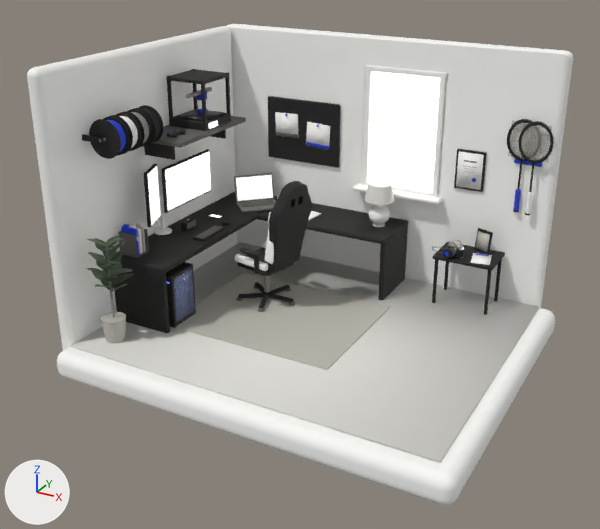
The glTF model public/room/tuu-room.glb: old version first, new version second.
Camera for both pictures: a 50 mm lens placed at (3.63, -6.69, 4.33), pointed at (-0.21, 0.3, 0.83). Every picture has the same lights, and +X, +Y and +Z are marked at lower left. The first picture is the older version. Where no turn or scale is listed for an object, it has been applied to the vertices.

Script lines for the objects in view, before the commit:
```python
ob_floor = bpy.data.objects.new('floor', me_cube_001)
ob_floor.location = (-0.15, 0.55, 0.01)
ob_slab = bpy.data.objects.new('slab', me_cube)
ob_slab.location = (-0.1, 0.5, -0.16)
ob_wall_back = bpy.data.objects.new('wall_back', me_cube_002)
ob_wall_back.location = (-0.24, 2.29, 1.35)
ob_wall_left = bpy.data.objects.new('wall_left', me_cube_003)
ob_wall_left.location = (-2.29, 0.55, 1.35)
ob_window_glow = bpy.data.objects.new('window_glow', me_cube_010)
ob_window_glow.location = (0.1, 2.43, 1.85)
# also in view: 'desk_top_long' at (-1.82, 0.9, 0.76); 'pinboard' at (-1.2, 2.18, 1.7); 'racket_2_strings' at (1.66, 2.12, 1.95); 'window_frame_2' at (0.55, 2.29, 1.85); 'side_table_top' at (1.1, 1.92, 0.6)
```
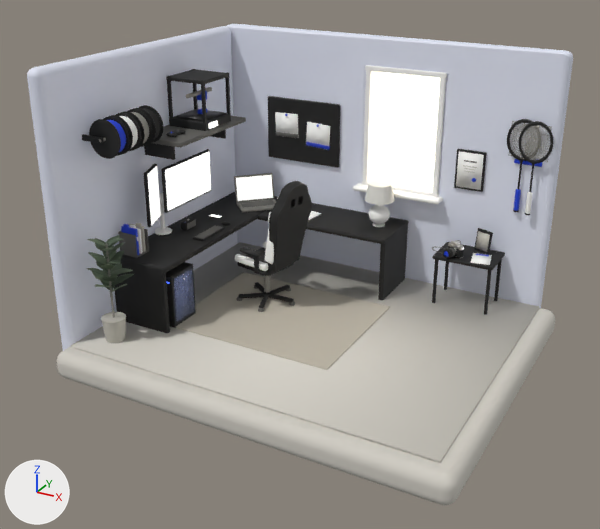
Boxes (x1, y1, x2, y2) around the edits, measured in the pictures (600 x 529 px):
'wall_back', recoloured
    both: (226, 24, 573, 308)
'floor', recoloured
    both: (71, 242, 539, 463)
'wall_left', recoloured
    both: (27, 26, 238, 351)
'slab', recoloured (white to light grey)
    both: (57, 308, 555, 505)

The change in detail:
Material 'floor' (mat_floor) changes colour from light grey #deddd7 to light grey #d6d2c8; in linear values from (0.73, 0.723, 0.68) to (0.672, 0.644, 0.578).
Material 'slab' (mat_slab) changes colour from white #fafaf7 to light grey #cfcbc2; in linear values from (0.956, 0.956, 0.93) to (0.624, 0.597, 0.539).
Material 'wall' (mat_wall) changes colour from white #fafaf7 to white #e3e7f6; in linear values from (0.956, 0.956, 0.93) to (0.768, 0.799, 0.922).
